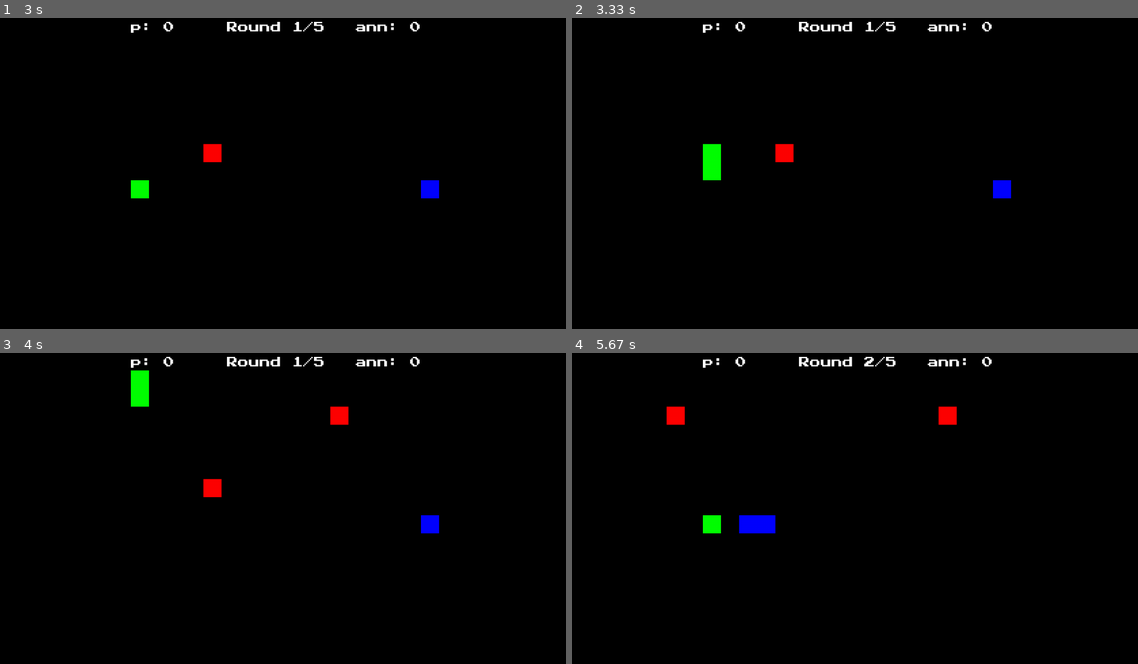
Above: before the commit, frames 1-4 (two rows, left to right).
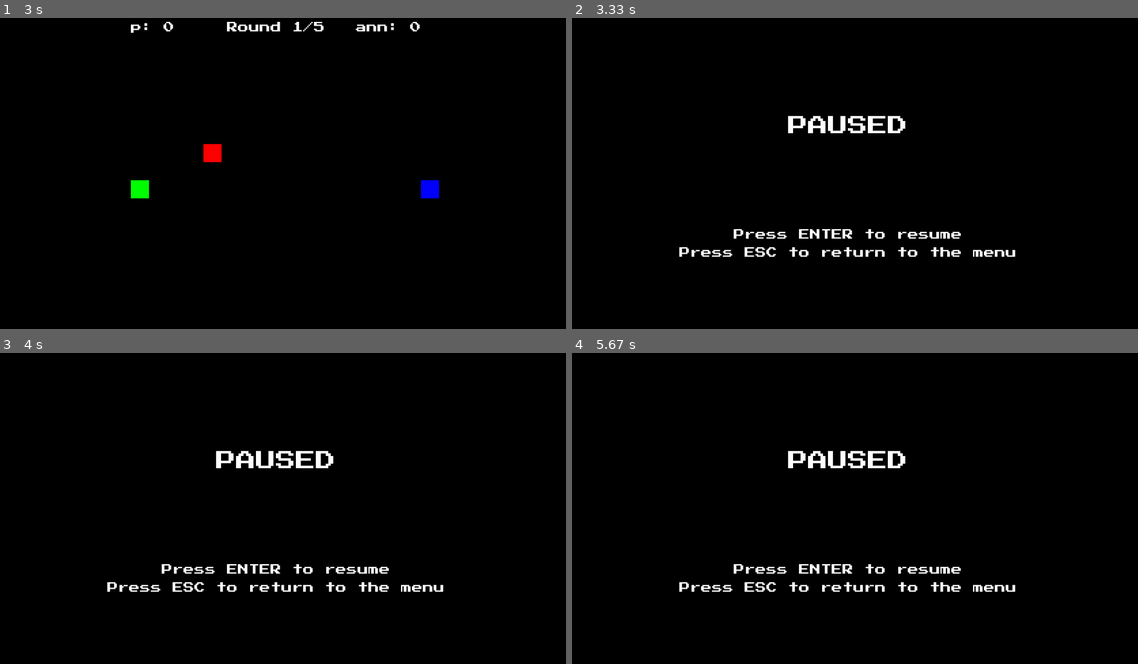
Above: after the commit, the same moments.

Repository: Rainbowmindd/PyGame-Snake
Game: pygame game, started from main.py
The game is run twice, just before and just after one commit, with the same random seed, the same clock (stepped at 60 frames per second) and the same inputs.
Inputs:
- Up to frame 1 (3 s): hold P 0.33-0.8 s; hold Up 0.33-0.8 s; tap Enter at 1.23, 2.47, 2.77 s; type "a" at 1.63 s; type "n" at 1.9 s; type "n" at 2.17 s
- Up to frame 2 (3.33 s): hold P from 3.17 s (still down); hold Up from 3.17 s (still down)
- Up to frame 3 (4 s): release P at 3.63 s; release Up at 3.63 s
- Up to frame 4 (5.67 s): type "a" at 4.3 s; tap Enter at 4.6 s; tap P at 5.43 s

Frame 1 is identical in both runs. In frame 2, 3.2% of the frame differs, in the area x 18-79%, y 1-77%; in frame 3, 3.4%; in frame 4, 3.4%, in the area x 16-79%, y 1-77%.

Commit message:
added pause screen

Diff:
--- a/game.py
+++ b/game.py
@@ -45,6 +45,7 @@
         self.selected_option = 0
         self.current_round = 1
         self.running = True
+        self.paused = False
 
         self.apple_resets = 0
 
@@ -163,14 +164,31 @@
                         self.running = False
 
     def handle_game_events(self):
-        for event in pygame.event.get():
-            if event.type == pygame.QUIT:
-                self.running = False
-            elif event.type == pygame.KEYDOWN:
-                self.snake1.change_direction(event.key)
-                self.snake2.change_direction(event.key)
-                if event.key == pygame.K_ESCAPE:
-                    self.state = "menu"
+        if self.paused:
+            for event in pygame.event.get():
+                if event.type == pygame.QUIT:
+                    self.running = False
+                elif event.type == pygame.KEYDOWN:
+                    if event.key == pygame.K_RETURN:
+                        self.paused = False
+                    elif event.key == pygame.K_ESCAPE:
+                        self.state = "menu"
+                        self.paused = False
+                    else:
+                        self.paused = True
+            return
+        else:
+            for event in pygame.event.get():
+                if event.type == pygame.QUIT:
+                    self.running = False
+                elif event.type == pygame.KEYDOWN:
+                    self.snake1.change_direction(event.key)
+                    self.snake2.change_direction(event.key)
+                    if event.key == pygame.K_ESCAPE:
+                        self.state = "menu"
+                    elif event.key == pygame.K_p:
+                        self.paused = True
+
 
     def check_snake_collision(self, snake):
         head_x, head_y = snake.body[0]
@@ -290,22 +308,46 @@
             self.display.blit(inst_surface, inst_rect)
 
         pygame.display.flip()
+    def draw_pause_screen(self):
+        self.display.fill(BLACK)
+
+        large_font = pygame.font.Font(FONT_PATH, FONT_SIZE + 20)
+        pause_text = large_font.render("PAUSED", True, WHITE)
+        pause_rect = pause_text.get_rect(center=(self.WIDTH // 2, self.HEIGHT // 3))
+        self.display.blit(pause_text, pause_rect)
+
+        instructions = [
+            "Press ENTER to resume",
+            "Press ESC to return to the menu"
+        ]
+
+        small_font = pygame.font.Font(FONT_PATH, FONT_SIZE)
+        for i, instruction in enumerate(instructions):
+            inst_surface = small_font.render(instruction, True, WHITE)
+            inst_rect = inst_surface.get_rect(center=(self.WIDTH // 2, 2 * self.HEIGHT // 3 + i * 40))
+            self.display.blit(inst_surface, inst_rect)
+
+        pygame.display.flip()
 
     def run(self):
         while self.running:
-            if self.state == "name_input":
-                self.draw_name_input()
-                self.handle_name_input()
-            elif self.state == "menu":
-                buttons = self.menu.draw_main_menu(self.display, self.selected_option)
-                self.handle_menu_input(buttons)
-            elif self.state == "scores":
-                buttons = self.menu.draw_scores(self.display, self.scoreboard, self.selected_option)
-                self.handle_menu_input(buttons)
-            elif self.state == "game":
+            if self.paused:
+                self.draw_pause_screen()
                 self.handle_game_events()
-                self.update()
-                self.draw_game()
+            else:
+                if self.state == "name_input":
+                    self.draw_name_input()
+                    self.handle_name_input()
+                elif self.state == "menu":
+                    buttons = self.menu.draw_main_menu(self.display, self.selected_option)
+                    self.handle_menu_input(buttons)
+                elif self.state == "scores":
+                    buttons = self.menu.draw_scores(self.display, self.scoreboard, self.selected_option)
+                    self.handle_menu_input(buttons)
+                elif self.state == "game":
+                    self.handle_game_events()
+                    self.update()
+                    self.draw_game()
 
             self.clock.tick(10)
 
--- a/highscores.json
+++ /dev/null
@@ -1 +0,0 @@
-[{"player1": {"name": "ania", "score": 0}, "player2": {"name": "anetka", "score": 0}, "winner": "anetka"}, {"player1": {"name": "bbbbb", "score": 0}, "player2": {"name": "aaaaaaa", "score": 0}, "winner": "aaaaaaa"}]
--- a/menu.py
+++ b/menu.py
@@ -2,9 +2,9 @@
 import time
 from settings import BLACK, WHITE, RED
 
-# Wczytanie pixel-artowej czcionki
+
 pygame.font.init()
-FONT_PATH = "assets/fonts/PressStart2P-Regular.ttf"  # Upewnij się, że masz tę czcionkę w katalogu assets/fonts
+FONT_PATH = "assets/fonts/PressStart2P-Regular.ttf"
 FONT_SIZE = 24
 
 class Menu:
@@ -13,7 +13,7 @@
         self.font = pygame.font.Font(FONT_PATH, FONT_SIZE)
         self.width = 800
         self.height = 600
-        self.title_alpha = 255  # Do efektu migotania tytułu
+        self.title_alpha = 255
         self.title_fade_direction = -5
 
     def update_screen_size(self, width, height):
@@ -25,14 +25,14 @@
         text_surface = self.font.render(text, True, color)
         text_rect = text_surface.get_rect(center=position)
 
-        # Efekt przesunięcia dla wybranego przycisku
+
         offset = -5 if selected else 0
         text_rect.y += offset
 
-        # Pixelowy przycisk - obramowanie
+
         border_rect = text_rect.inflate(10, 10)
-        pygame.draw.rect(display, WHITE, border_rect, 3)  # Obramowanie
-        pygame.draw.rect(display, BLACK, text_rect)  # Wypełnienie
+        pygame.draw.rect(display, WHITE, border_rect, 3)
+        pygame.draw.rect(display, BLACK, text_rect)
 
         display.blit(text_surface, text_rect)
         return text_rect
